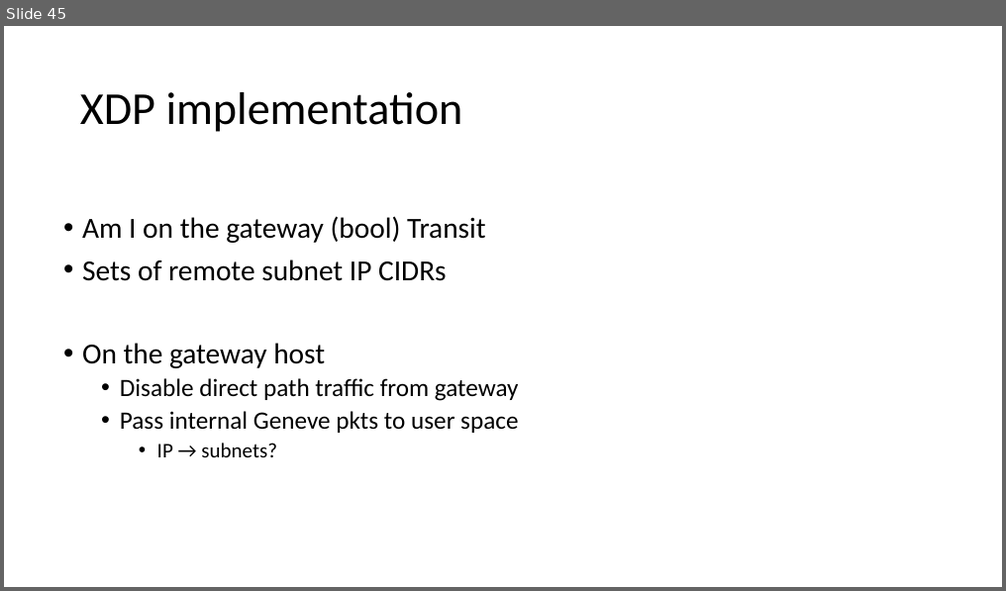
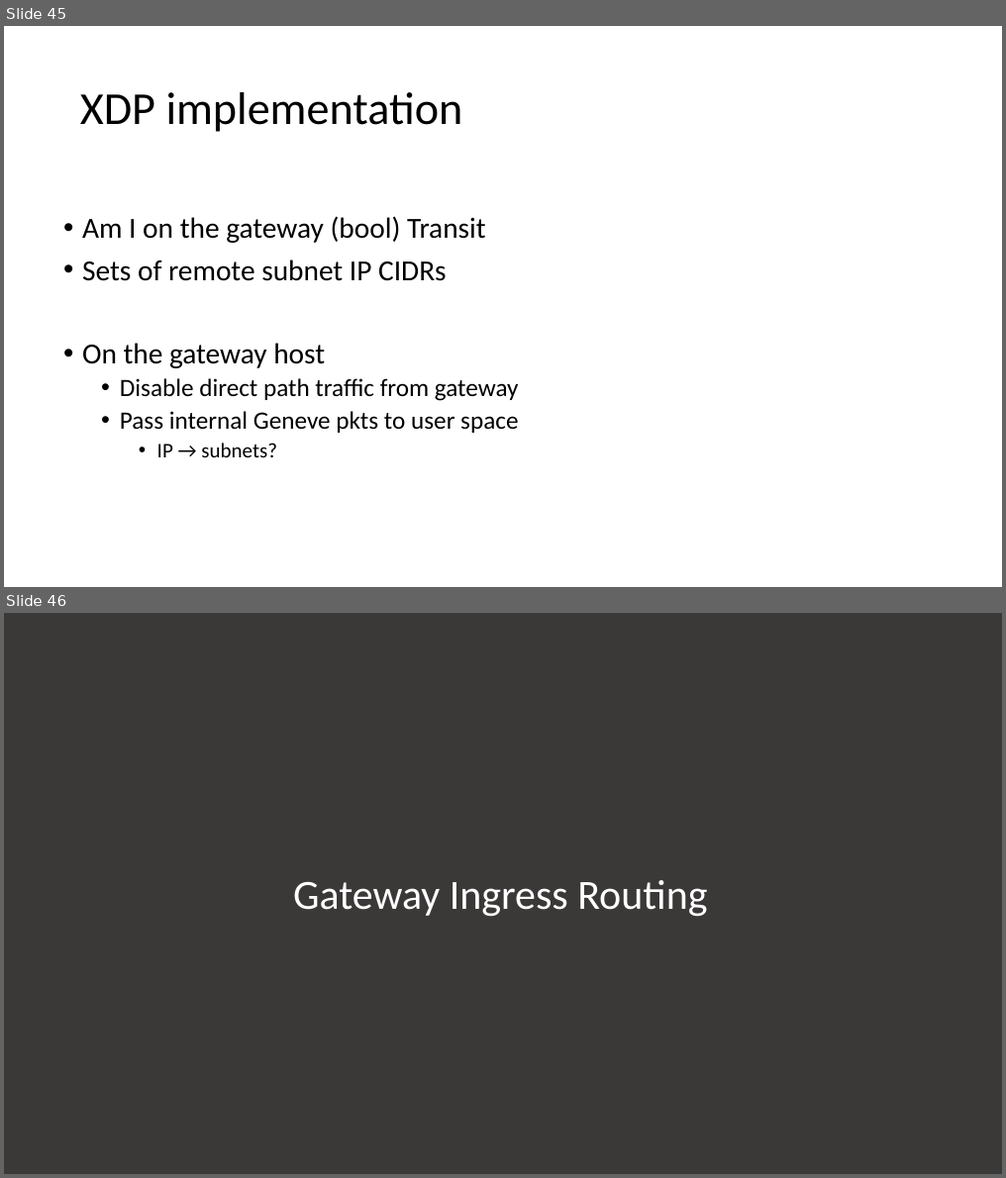
Before and after one commit to CentaurusInfra/fornax, a slide deck: docs/fornax-design/edge-edge-e2e.pptx. Shown one above the other, each under a label of ours: slide 45 before the commit, slides 45 and 46 after it. The pictures are 1006x591 and 1006x1178 pixels, drawn with LibreOffice and Linux fonts; fonts in the diff are those of the drawing. Boxes give left, top, right and bottom in pixels: in the first picture for what was removed or moved away, otherwise in the second. Text is boxed around its words. In the diff, an @@ line names an element or a change of style, - is before the commit and + after.

```diff
--- a/docs/fornax-design/edge-edge-e2e.pptx
+++ b/docs/fornax-design/edge-edge-e2e.pptx
@@ slide 46 added at (4, 613, 1002, 1174), background #3B3838 @@
@@ text added at (293, 880, 707, 916), 40 pt, text #FFFFFF @@
+Gateway Ingress Routing
```
Also in this commit, not shown: 7 other slides added.
